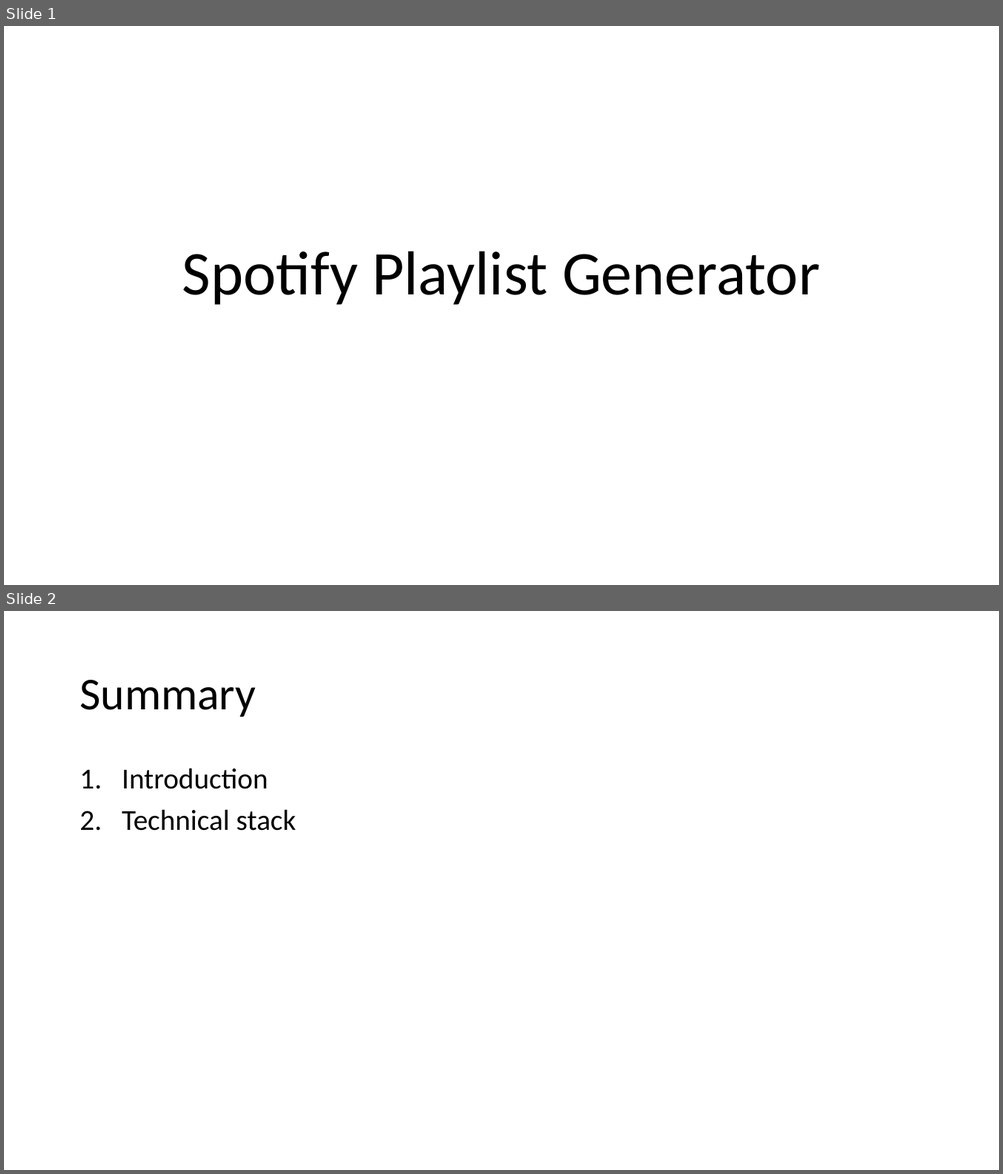
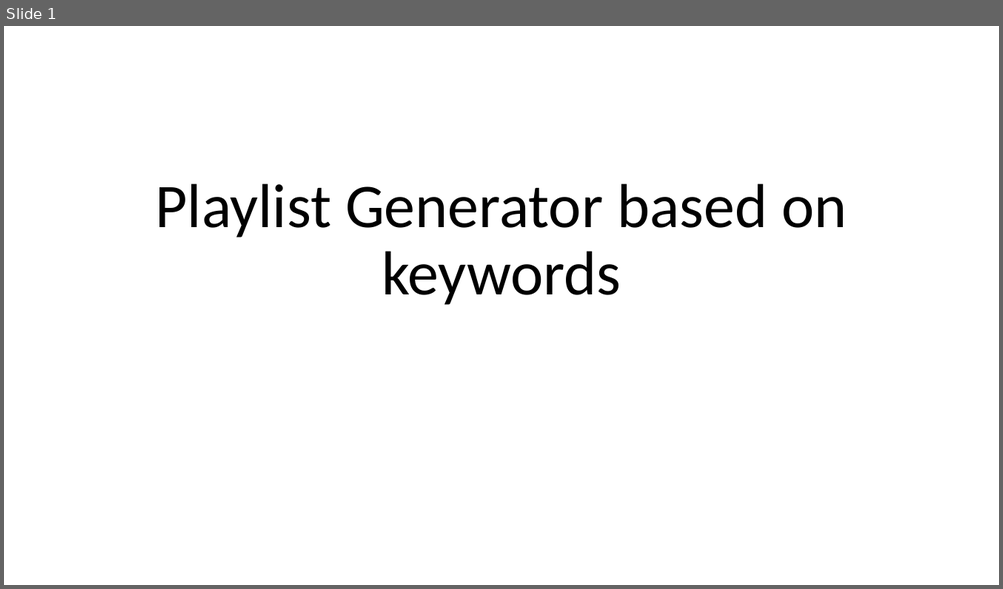
Before and after one commit to Yufei0523/322, a slide deck: Plan presentation.pptx. Shown one above the other, each under a label of ours: slides 1 and 2 before the commit, slide 1 after it. The pictures are 1003x1174 and 1003x589 pixels, drawn with LibreOffice and Linux fonts; fonts in the diff are those of the drawing. Boxes give left, top, right and bottom in pixels: in the first picture for what was removed or moved away, otherwise in the second. Text is boxed around its words. In the diff, an @@ line names an element or a change of style, - is before the commit and + after.

```diff
--- a/Plan presentation.pptx
+++ b/Plan presentation.pptx
@@ slide 2 removed at box(4, 611, 999, 1170), background #FFFFFF @@
@@ title removed at box(79, 680, 256, 717) @@
-Summary
@@ text removed at box(122, 768, 296, 831) @@
-1. Introduction
-2. Technical stack
@@ slide 1 changed as well @@
@@ title at box(155, 184, 846, 305): text changed @@
-Spotify Playlist Generator
+Playlist Generator based on keywords
```
Also in this commit, not shown: 2 other slides changed, 1 slide added, 1 other file.
